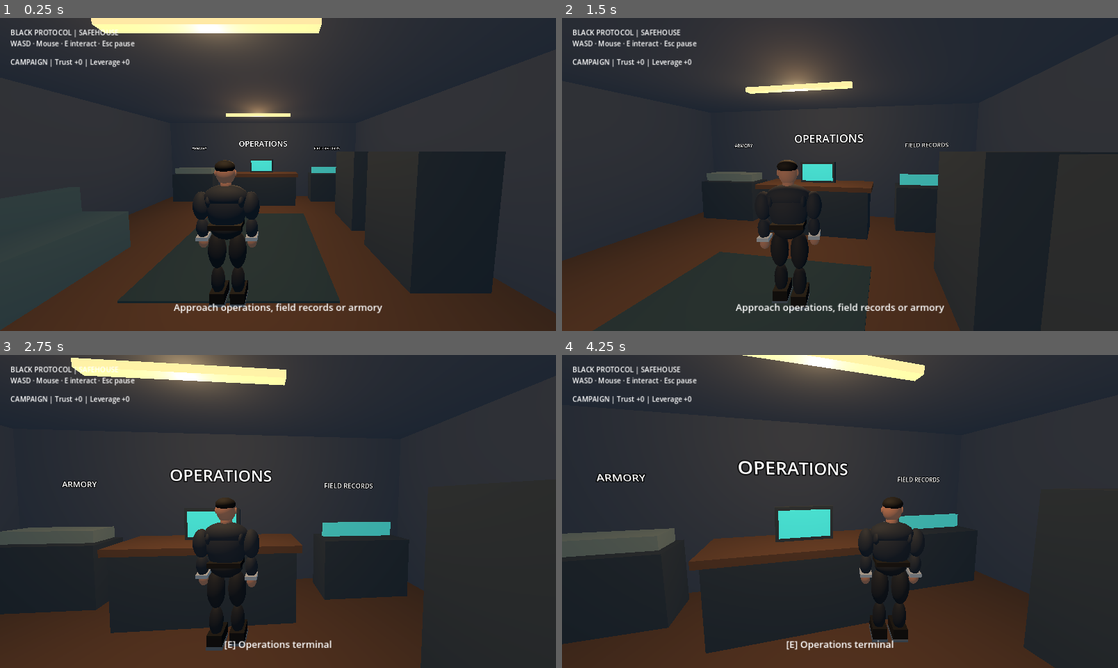
Above: before the commit, frames 1-4 (two rows, left to right).
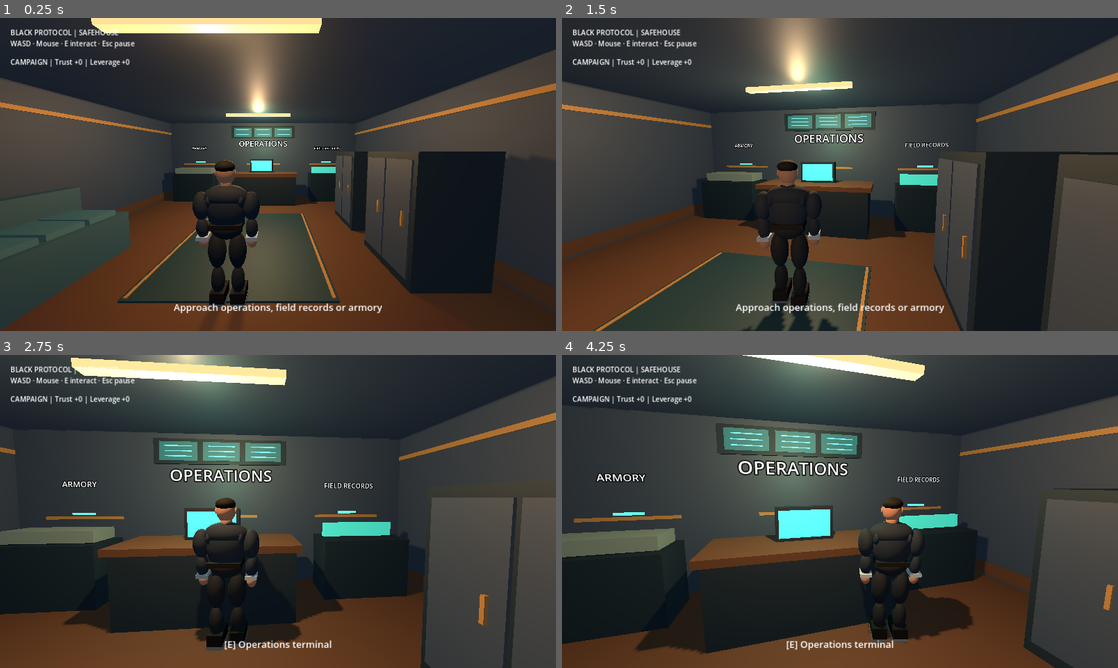
Above: after the commit, the same moments.

Repository: evilsysadmin/ShadowOps-black-protocol
Game: Godot game, scene res://scenes/safehouse.tscn
Two runs of this game, one before a commit and one after it. Both use one fixed random seed, a clock stepped at 60 frames per second and the inputs below.
Inputs (mouse positions are in pixels of both pictures, inside the frame that each line leads up to):
- Up to frame 1 (0.25 s): no input
- Up to frame 2 (1.5 s): tap Enter at 0.5 s; move the mouse to (867, 174) at 0.52 s; hold W from 0.53 s (still down); tap R at 0.6, 1.35 s; click (867, 174) at 0.67 s; move the mouse to (812, 174) at 1.27 s
- Up to frame 3 (2.75 s): keep holding W; move the mouse to (289, 505) at 2.02 s; tap C at 2.1 s; tap R at 2.3 s
- Up to frame 4 (4.25 s): keep holding W; move the mouse to (834, 517) at 2.77 s; tap F at 2.85 s; click (834, 517) at 2.92 s; tap R at 3.05, 3.8 s; move the mouse to (878, 514) at 3.52 s; tap Q at 3.6 s

The runs differ from the first frame. In frame 1, 19% of the frame differs, in the area x 0-100%, y 4-94%; in frame 2, 22%; in frame 3, 23%; in frame 4, 23%, in the area x 0-100%, y 0-100%.

Commit message:
feat: safehouse art pass and proximity station indicators

Diff:
--- a/scripts/safehouse.gd
+++ b/scripts/safehouse.gd
@@ -6,6 +6,10 @@
 const WALL := Color(0.19, 0.22, 0.25)
 const WOOD := Color(0.29, 0.19, 0.13)
 const METAL := Color(0.13, 0.17, 0.19)
+const BRASS := Color(0.60, 0.43, 0.23)
+const TEAL := Color(0.24, 0.70, 0.64)
+const AMBER := Color(0.92, 0.65, 0.29)
+var station_lights: Array[MeshInstance3D] = []
 var player: CharacterBody3D
 var prompt: Label
 var requested := false
@@ -17,7 +21,7 @@
 	world.environment.background_color = Color(0.06, 0.08, 0.11)
 	world.environment.ambient_light_source = Environment.AMBIENT_SOURCE_COLOR
 	world.environment.ambient_light_color = Color(0.66, 0.76, 0.88)
-	world.environment.ambient_light_energy = 0.8
+	world.environment.ambient_light_energy = 0.58
 	add_child(world)
 	block(Vector3(0, -0.15, 0), Vector3(8, 0.3, 10), WOOD)
 	block(Vector3(0, 3.2, 0), Vector3(8, 0.2, 10), WALL)
@@ -38,6 +42,7 @@
 		light.position = Vector3(0, 2.85, z)
 		light.light_color = Color(1.0, 0.78, 0.52)
 		light.light_energy = 2.1
+		light.shadow_enabled = z < 0.0
 		light.omni_range = 7.0
 		add_child(light)
 		block(Vector3(0, 3.04, z), Vector3(2.0, 0.08, 0.15), Color(1.0, 0.78, 0.52), false, true)
@@ -63,6 +68,7 @@
 	sign_label.font_size = 54
 	sign_label.pixel_size = 0.006
 	add_child(sign_label)
+	build_visual_details()
 	player = CharacterBody3D.new()
 	player.name = "Agent"
 	player.set_script(preload("res://scripts/agent.gd"))
@@ -90,6 +96,52 @@
 	prompt.horizontal_alignment = HORIZONTAL_ALIGNMENT_CENTER
 	prompt.add_theme_font_size_override("font_size", 22)
 
+func build_visual_details() -> void:
+	# Render-only details, attached to the existing walls and furniture.
+	for side in [-1.0, 1.0]:
+		block(Vector3(side * 3.87, 0.18, 0), Vector3(0.04, 0.25, 9.7), WOOD, false)
+		block(Vector3(side * 3.86, 2.65, 0), Vector3(0.04, 0.08, 9.7), BRASS, false)
+		block(Vector3(side * 1.34, 0.04, 0), Vector3(0.045, 0.01, 3.92), BRASS, false)
+	for z in [-1.4, 1.0]:
+		for offset in [-0.37, 0.37]:
+			block(Vector3(2.39, 0.97, z + offset), Vector3(0.035, 1.65, 0.69), WALL, false)
+			block(Vector3(2.36, 0.97, z + offset + 0.21), Vector3(0.04, 0.22, 0.035), BRASS, false)
+	for z in [0.82, 1.5, 2.18]:
+		block(Vector3(-2.85, 0.76, z), Vector3(0.83, 0.10, 0.59), Color(0.22, 0.34, 0.34), false)
+	# Operations board: abstract charts, not fictional campaign statistics.
+	block(Vector3(0, 2.72, -4.84), Vector3(2.65, 0.50, 0.08), METAL, false)
+	for x in [-0.84, 0.0, 0.84]:
+		block(Vector3(x, 2.72, -4.78), Vector3(0.73, 0.37, 0.025), Color(0.10, 0.26, 0.27), false, true)
+		for y in [2.62, 2.72, 2.82]:
+			block(Vector3(x, y, -4.76), Vector3(0.52, 0.018, 0.01), TEAL, false, true)
+	for x in [-2.65, 0.0, 2.65]:
+		block(Vector3(x, 1.40, -4.83), Vector3(1.40, 0.055, 0.03), BRASS, false)
+		var marker := MeshInstance3D.new()
+		var shape := BoxMesh.new()
+		shape.size = Vector3(0.40, 0.045, 0.035)
+		marker.mesh = shape
+		var material := StandardMaterial3D.new()
+		material.albedo_color = TEAL
+		material.emission_enabled = true
+		material.emission = TEAL
+		marker.material_override = material
+		marker.position = Vector3(x, 1.48, -4.80)
+		add_child(marker)
+		station_lights.append(marker)
+	var accent := OmniLight3D.new()
+	accent.name = "OperationsAccent"
+	accent.position = Vector3(0, 2.15, -3.9)
+	accent.light_color = TEAL
+	accent.light_energy = 0.7
+	accent.omni_range = 3.5
+	add_child(accent)
+
+func update_station_lights(active: int) -> void:
+	for i in range(station_lights.size()):
+		var material := station_lights[i].material_override as StandardMaterial3D
+		material.emission = AMBER if i == active else TEAL
+		material.albedo_color = material.emission
+
 func _unhandled_input(event: InputEvent) -> void:
 	if event is InputEventKey and event.pressed and not event.echo and event.physical_keycode == KEY_E:
 		requested = true
@@ -100,16 +152,21 @@
 	var dossier_distance := origin.distance_to(DOSSIER)
 	var armory_distance := origin.distance_to(ARMORY)
 	var destination := ""
+	var active_station := -1
 	prompt.text = "Approach operations, field records or armory"
 	if armory_distance <= 1.65 and armory_distance < minf(operations_distance, dossier_distance):
+		active_station = 0
 		prompt.text = "[E] Armory"
 		destination = "res://scenes/armory.tscn"
 	elif dossier_distance <= 1.65 and dossier_distance < operations_distance:
+		active_station = 2
 		prompt.text = "[E] Field records"
 		destination = "res://scenes/dossier.tscn"
 	elif operations_distance <= 1.65:
+		active_station = 1
 		prompt.text = "[E] Operations terminal"
 		destination = "res://scenes/briefing.tscn"
+	update_station_lights(active_station)
 	if requested and not destination.is_empty() and Input.mouse_mode == Input.MOUSE_MODE_CAPTURED:
 		requested = false
 		get_tree().call_deferred("change_scene_to_file", destination)
@@ -128,6 +185,8 @@
 	mesh.mesh = geometry
 	var mat := StandardMaterial3D.new()
 	mat.albedo_color = tint
+	mat.roughness = 0.85 if tint == WOOD else 0.6
+	mat.metallic = 0.25 if tint == METAL or tint == BRASS else 0.0
 	if glow:
 		mat.emission_enabled = true
 		mat.emission = tint
--- a/tests/campaign_regression.gd
+++ b/tests/campaign_regression.gd
@@ -255,6 +255,15 @@
 	await get_tree().physics_frame
 	var home_agent := safehouse.get_node_or_null("Agent")
 	check(is_instance_valid(home_agent), "safehouse agent exists")
+	var station_lights: Array = safehouse.get("station_lights")
+	check(station_lights.size() == 3, "safehouse has three station indicators")
+	if station_lights.size() == 3:
+		safehouse.call("update_station_lights", 1)
+		var selected_material := (station_lights[1] as MeshInstance3D).material_override as StandardMaterial3D
+		var other_material := (station_lights[0] as MeshInstance3D).material_override as StandardMaterial3D
+		check(selected_material.emission != other_material.emission, "active station indicator differs")
+		safehouse.call("update_station_lights", -1)
+		check(selected_material.emission == other_material.emission, "inactive indicators reset")
 	if is_instance_valid(home_agent):
 		check(int(home_agent.get("maximum_health")) == 120, "kit not applied in safehouse")
 		check(home_agent.get("combat") == null, "safehouse combat disabled")
